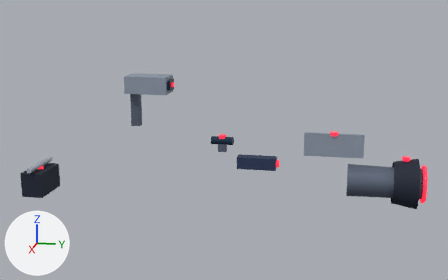
The glTF model game/assets/structures/tower_filament_optics_s8.glb as it was, and as the next commit left it.
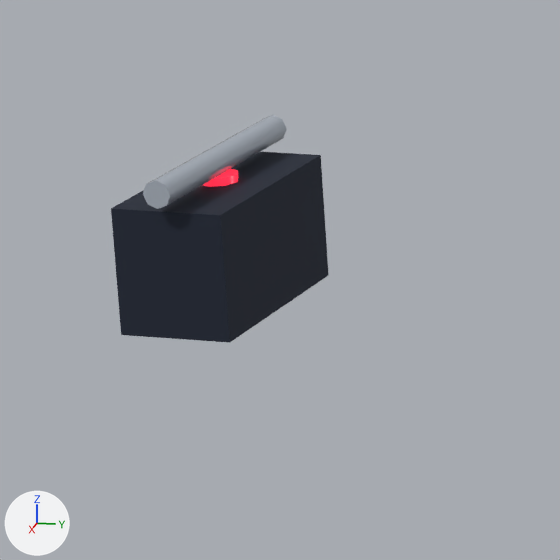
The first picture shows the older version from a 50 mm camera at (4.16, 1.27, 3.31) aimed at (0.01, 0.44, 2.27). The close-ups show the older and then the newer version on the part from 0% to 23% of the width and 48% to 85% of the height of that picture. Only the edits that show in the close-ups are written down. Arrows for +X, +Y and +Z are at lower left; the lights stay in place. Where no turn or scale is listed for an object, it has been applied to the vertices. Vertices at exactly the same position are counted once.

Names of what the first close-up shows: 'filament_counterweight', 'filament_counterweight_bar' and 1 more.
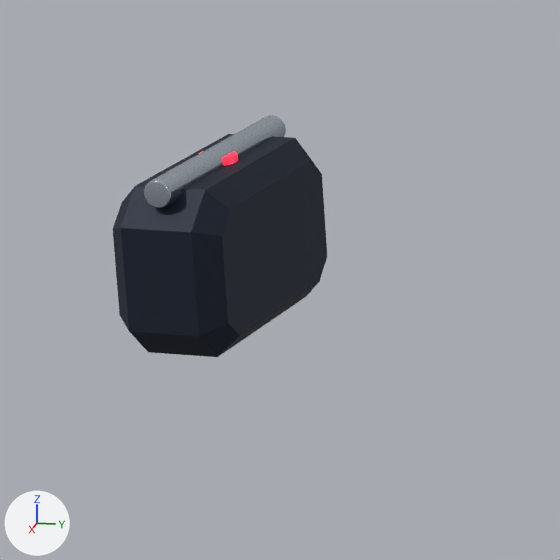
Edits to the scene script, one JSON object a line:
```json
{"op": "set", "path": "mat_chrome.metallic", "old": "0.4", "new": "0.95"}
{"block": "me_mesh_15", "where": "# used by ob_filament_counterweight; location = (0.0, -0.98, 1.89)"}
{"op": "remove", "block": "me_mesh_15", "code": "me_mesh_15.from_pydata(...)  # 8 vertices, 12 faces; spans x -0.15..0.15, y -0.08..0.08, z -0.09..0.09"}
{"op": "add", "block": "me_mesh_15", "code": "me_mesh_15.from_pydata(...)  # 32 vertices, 60 faces; spans x -0.179..0.179, y -0.08..0.08, z -0.119..0.119"}
{"block": "me_mesh_15", "change": "me_mesh_15 part 1: the whole mesh is rebuilt"}
```

Boxes [x1, y1, x2, y2] around the edits, measured in the close-ups (560 x 560 px):
```json
{"object": "filament_counterweight", "change": "reshaped", "before": [111, 152, 328, 343], "after": [113, 134, 327, 357], "on screen": "17% taller"}
{"object": "filament_counterweight_bar", "change": "surface changed", "before": [144, 115, 286, 208], "after": [144, 115, 286, 208]}
```
